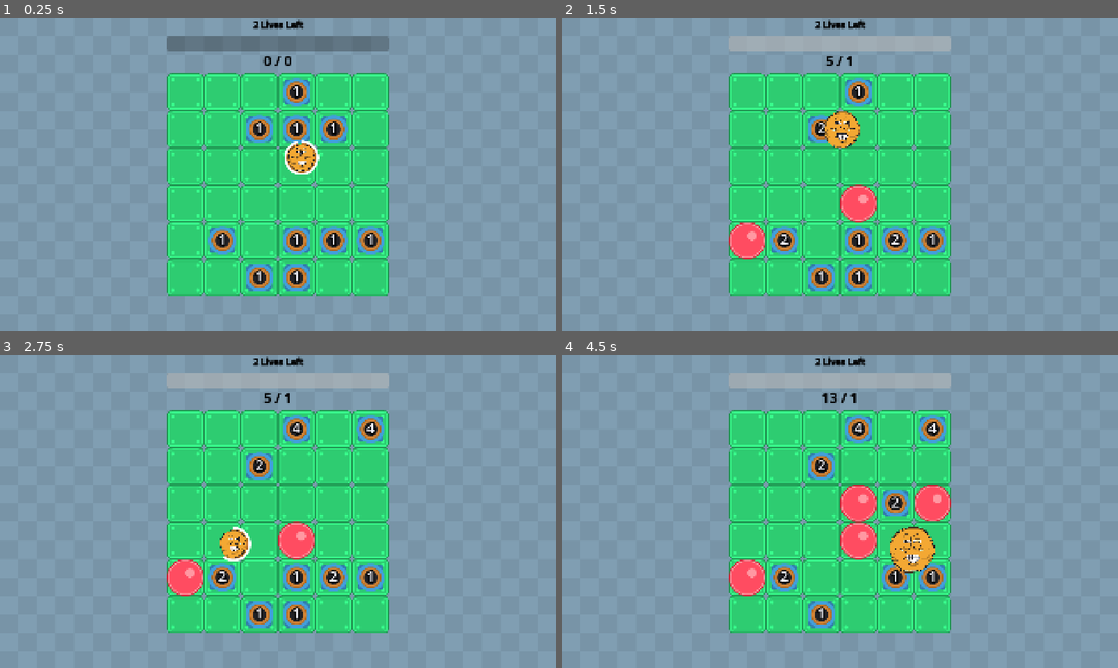
Above: before the commit, frames 1-4 (two rows, left to right).
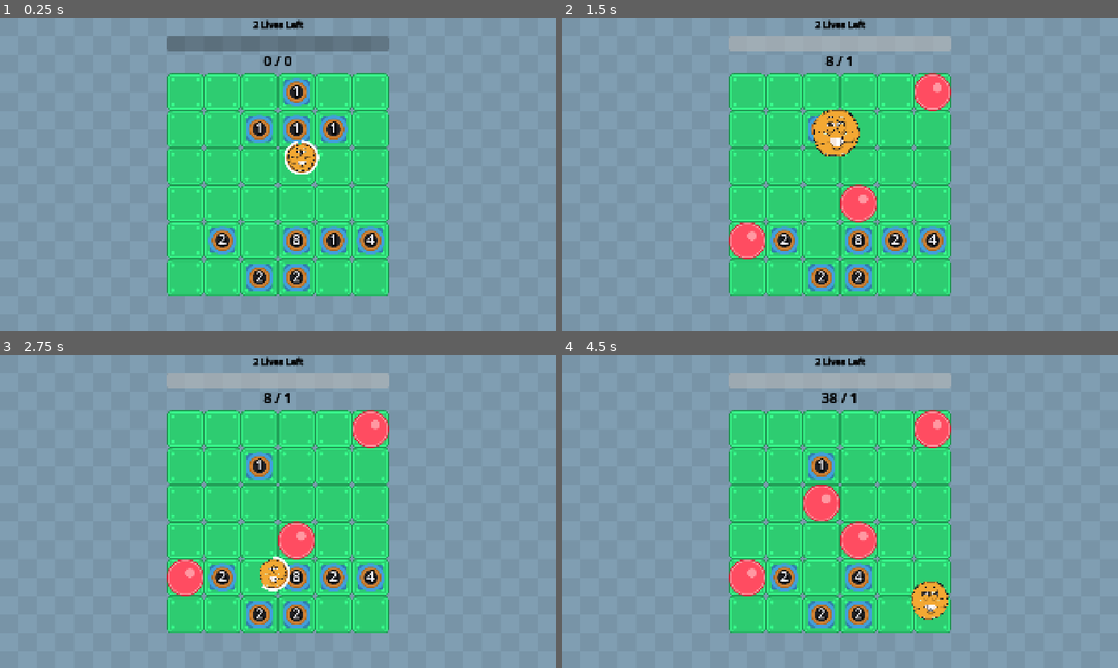
Above: after the commit, the same moments.

Repository: wanamelon/prototype_monorepo
Game: Godot game, scene res://source/bounce_main.tscn
Two runs of this game, one before a commit and one after it. Both use one fixed random seed, a clock stepped at 60 frames per second and the inputs below. Sound files missing from this copy of the repository are replaced by a short silence.
Inputs:
- Up to frame 1 (0.25 s): no input
- Up to frame 2 (1.5 s): no input
- Up to frame 3 (2.75 s): no input
- Up to frame 4 (4.5 s): no input

The runs differ from the first frame. In frame 1, 0.2% of the frame differs, in the area x 38-68%, y 68-85%; in frame 2, 2.0%; in frame 3, 2.3%; in frame 4, 6.5%, in the area x 43-70%, y 12-88%.

Commit message:
More damage as item

Diff:
--- a/roller/source/bounce_main.tscn
+++ b/roller/source/bounce_main.tscn
@@ -47,13 +47,18 @@
 item_id = 4
 metadata/_custom_type_script = "uid://ckw8rr21jqg1f"
 
+[sub_resource type="Resource" id="Resource_3yruk"]
+script = ExtResource("2_0panw")
+item_id = 9
+metadata/_custom_type_script = "uid://ckw8rr21jqg1f"
+
 [sub_resource type="ShaderMaterial" id="ShaderMaterial_to078"]
 shader = ExtResource("1_p5ard")
 shader_parameter/saturation = 0.30000001425
 
 [node name="BounceMain" type="Node2D"]
 script = ExtResource("1_ovsfe")
-item_configs = Array[ExtResource("2_0panw")]([SubResource("R …(192 unchanged characters)… e_j4338"), SubResource("Resource_dxtcc")])
+item_configs = Array[ExtResource("2_0panw")]([SubResource("R …(192 unchanged characters)… e_j4338"), SubResource("Resource_dxtcc"), SubResource("Resource_3yruk")])
 
 [node name="TextureRect" type="TextureRect" parent="."]
 material = SubResource("ShaderMaterial_to078")
--- a/roller/source/item/crop_spawner.gd
+++ b/roller/source/item/crop_spawner.gd
@@ -6,4 +6,4 @@
 	if state.tick == 0:
 		for i in range(10): # TODO: configurable?
 			_add_event(ItemSystem.SpawnEvent.new(
-				func (): return Crop.instance(1, 0), ItemSystem.AnyFreeCell.new(), 1.0))
+				func (): return Crop.instance(2, 1), ItemSystem.AnyFreeCell.new(), 1.0))
--- a/roller/source/item/item_system.gd
+++ b/roller/source/item/item_system.gd
@@ -42,6 +42,8 @@
 			return SpawnCropOnBounce.new()
 		ItemDef.ItemId.SPAWN_BOUNCE_PILLAR:
 			return SpawnBouncePillar.new()
+		ItemDef.ItemId.MORE_DAMAGE:
+			return MoreDamage.new()
 		ItemDef.ItemId.ROLLER:
 			var roller := Roller.instance()
 			roller.position = Vector2(1920, 1080) / 2.0
@@ -226,7 +228,8 @@
 enum StatusEffectId {
 	SPEED_BUFF,
 	SIZE_BUFF,
-	STAMINA_BUFF
+	STAMINA_BUFF,
+	DAMAGE_BUFF
 }
 
 class StatusEffect extends RefCounted:
--- /dev/null
+++ b/roller/source/item/more_damage.gd
@@ -0,0 +1,7 @@
+class_name MoreDamage extends ItemSystem.Item
+
+func activate(state: MatchState):
+	for item in state.items:
+		if item is Roller:
+			_add_event(ItemSystem.AddStatusEffect.new(
+				ItemSystem.StatusEffect.new(ItemSystem.StatusEffectId.DAMAGE_BUFF, 1, state.delta * 1.1), item))
--- a/roller/source/item/roller.gd
+++ b/roller/source/item/roller.gd
@@ -25,6 +25,7 @@
 @onready var _original_collision_shape := $CharacterBody2D/CollisionShape2D.shape as CircleShape2D
 @onready var _original_sprite_scale: Vector2 = $Sprite2D.scale
 # TODO: belong inside character body?
+var _damage: int = 1
 var _speed: float = 400.0
 var _bounce_count: int = 0
 var _velocity: Vector2
@@ -41,8 +42,12 @@
 func _ready():
 	$CharacterBody2D.position = position
 
-func compute_damage_per_hit():
-	return 1
+func compute_damage_per_hit() -> int:
+	var damage_with_buffs: int = _damage
+	for effect in status_effects:
+		if effect.id == ItemSystem.StatusEffectId.DAMAGE_BUFF:
+			damage_with_buffs += int(floor(effect.intensity))
+	return damage_with_buffs
 
 func activate(state: MatchState):
 	var collision_result: KinematicCollision2D = $CharacterBody2D.move_and_collide(_velocity * state.delta)
Not shown: 1 places in roller/source/bounce_main.tscn that only renumber resources
Not shown, added: roller/source/item/more_damage.gd.uid
